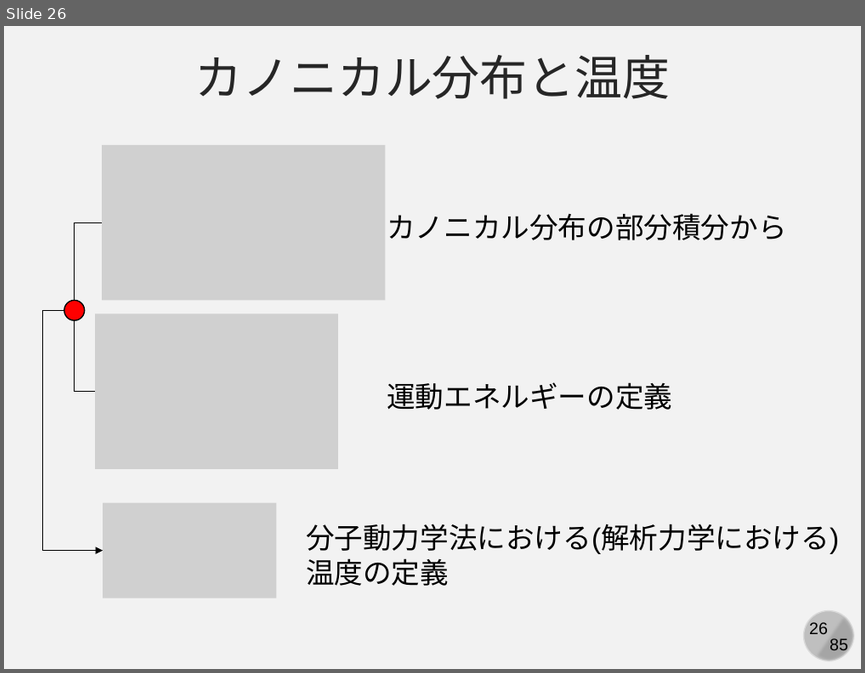
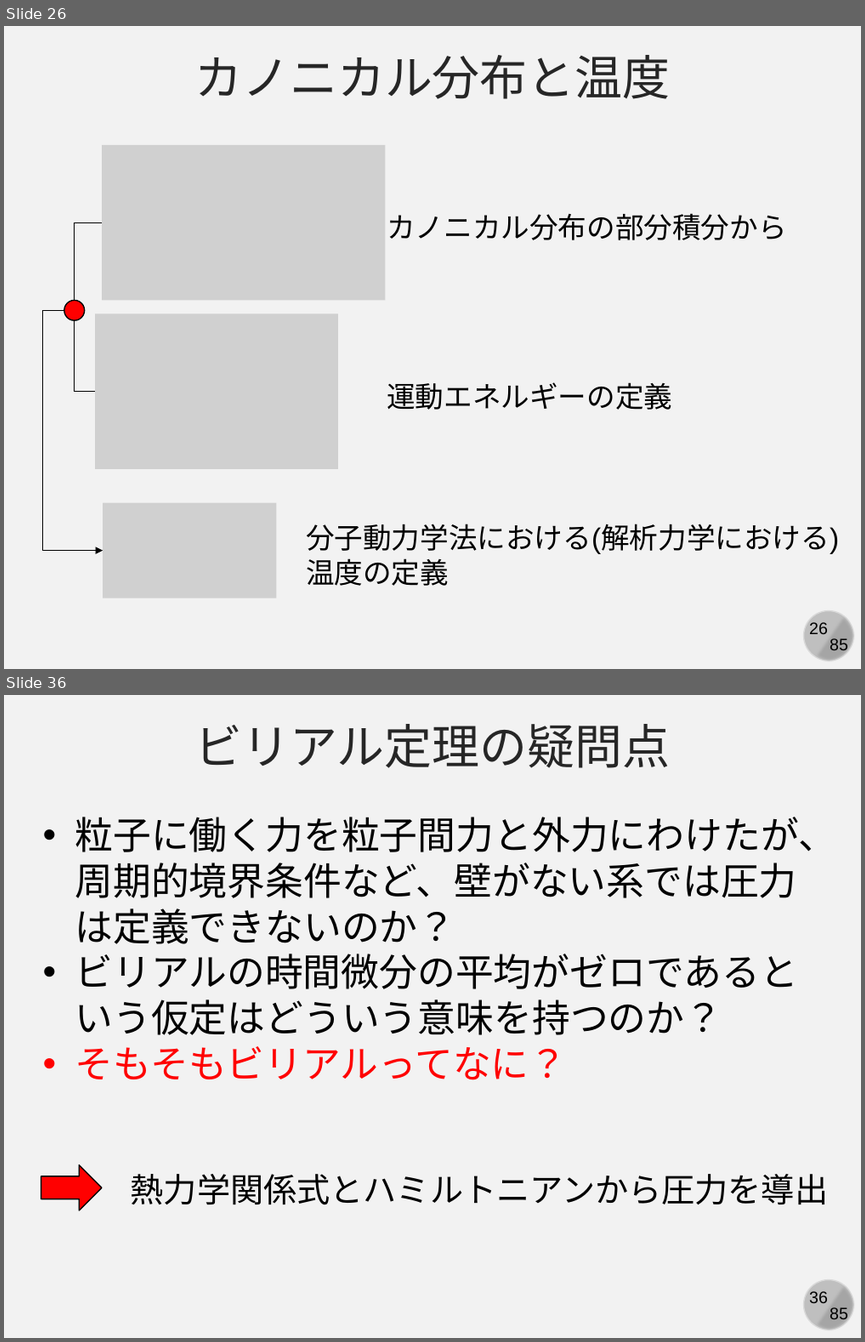
Before and after one commit to kaityo256/simulation_engineering, a slide deck: 06_md_observable/simulation06.pptx. Shown one above the other, each under a label of ours: slide 26 before the commit, slides 26 and 36 after it; the slides between them are not shown. The pictures are 865x673 and 865x1342 pixels, drawn with LibreOffice and Linux fonts; fonts in the diff are those of the drawing; grey boxes stand for pictures. Boxes give left, top, right and bottom in pixels: in the first picture for what was removed or moved away, otherwise in the second. Text is boxed around its words. In the diff, an @@ line names an element or a change of style, - is before the commit and + after.

```diff
--- a/06_md_observable/simulation06.pptx
+++ b/06_md_observable/simulation06.pptx
@@ slide 36 added at <box>4,695,861,1338</box>, background #F2F2F2; not listed: 4 template elements that a slide beside it also shows @@
@@ text added at <box>195,724,670,768</box>, 40 pt, text #262626 @@
+ビリアル定理の疑問点
@@ text added at <box>75,817,835,1080</box>, 32 pt, text #000000 @@
+• 粒子に働く力を粒子間力と外力にわけたが、周期的境界条件など、壁がない系では圧力は定義できないのか？
+• ビリアルの時間微分の平均がゼロであるという仮定はどういう意味を持つのか？
+• そもそもビリアルってなに？
@@ right arrow added at <box>41,1164,102,1210</box>, fill #FF0000, outline #000000 1 pt @@
@@ text added at <box>131,1174,828,1205</box>, 28 pt, text #000000 @@
+熱力学関係式とハミルトニアンから圧力を導出
```
Also in this commit, not shown: 2 slides changed, 10 other slides added.
